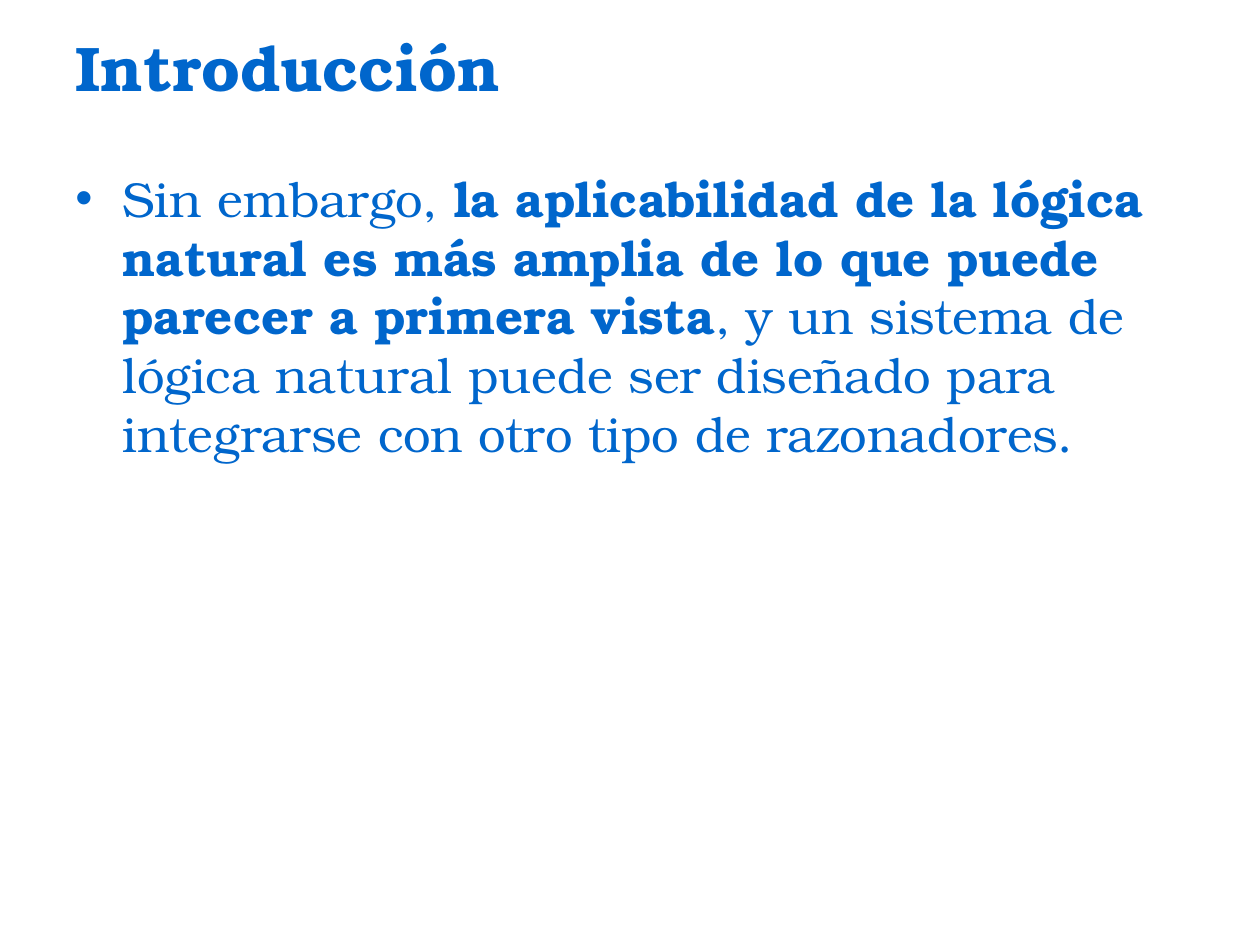
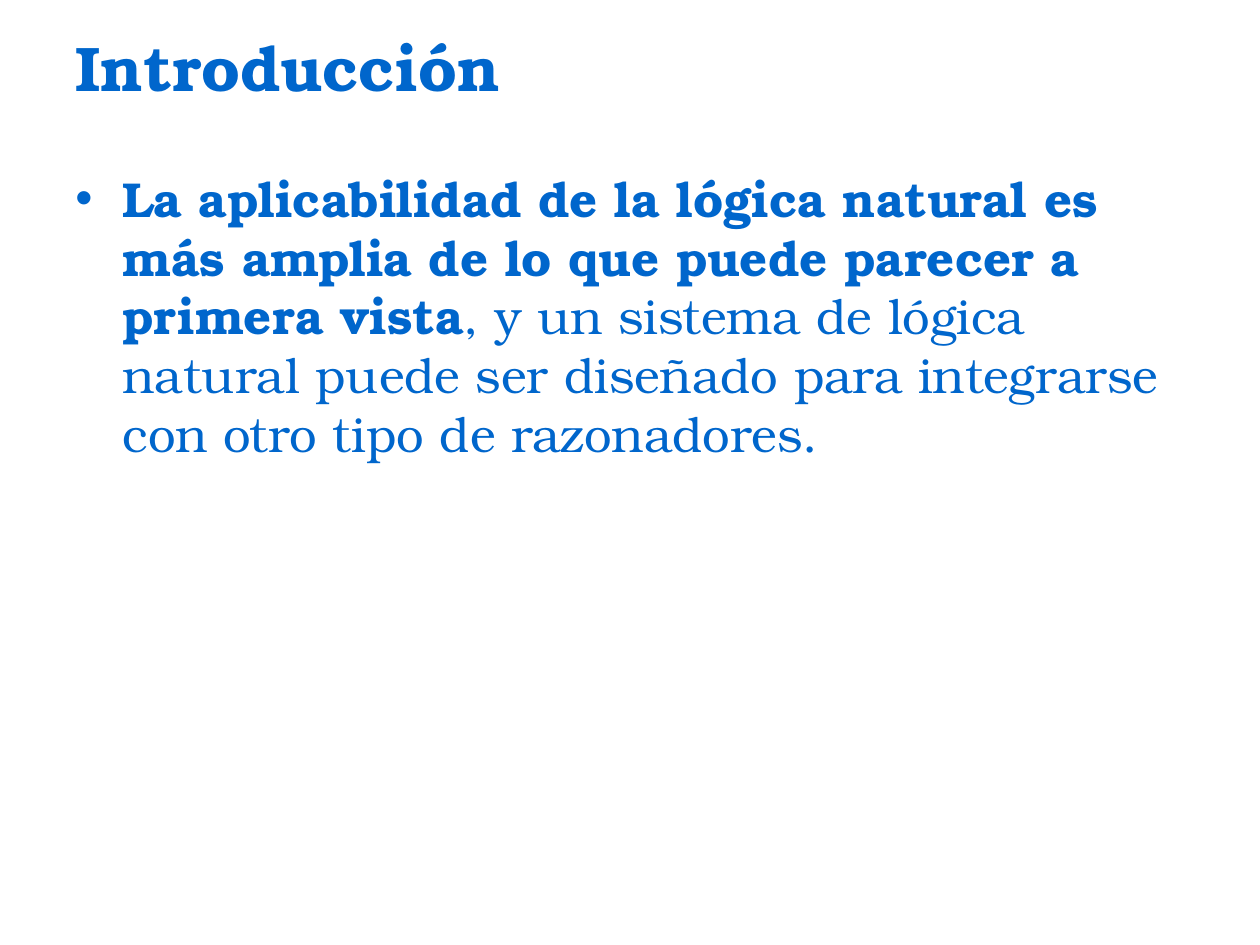
Before and after one commit to bestiapop/tangerine, a slide deck: slide 7 of Natural Logic for Textual Inference.ppt. Drawn at 1260x945 pixels with LibreOffice and Linux fonts; fonts in the diff are those of the drawing; background and template pictures are left out. Boxes give left, top, right and bottom in pixels: in the first picture for what was removed or moved away, otherwise in the second. Text is boxed around its words. In the diff, an @@ line names an element or a change of style, - is before the commit and + after.

Commit message:
Paper
nueva modifiacion efecto

```diff
--- a/Natural Logic for Textual Inference.ppt
+++ b/Natural Logic for Textual Inference.ppt
@@ text at (123,179,1158,464): text changed @@
-• Sin embargo, la aplicabilidad de la lógica natural es más amplia de lo que puede parecer a primera vista, y un sistema de lógica natural puede ser diseñado para integrarse con otro tipo de razonadores.
+• La aplicabilidad de la lógica natural es más amplia de lo que puede parecer a primera vista, y un sistema de lógica natural puede ser diseñado para integrarse con otro tipo de razonadores.
```
